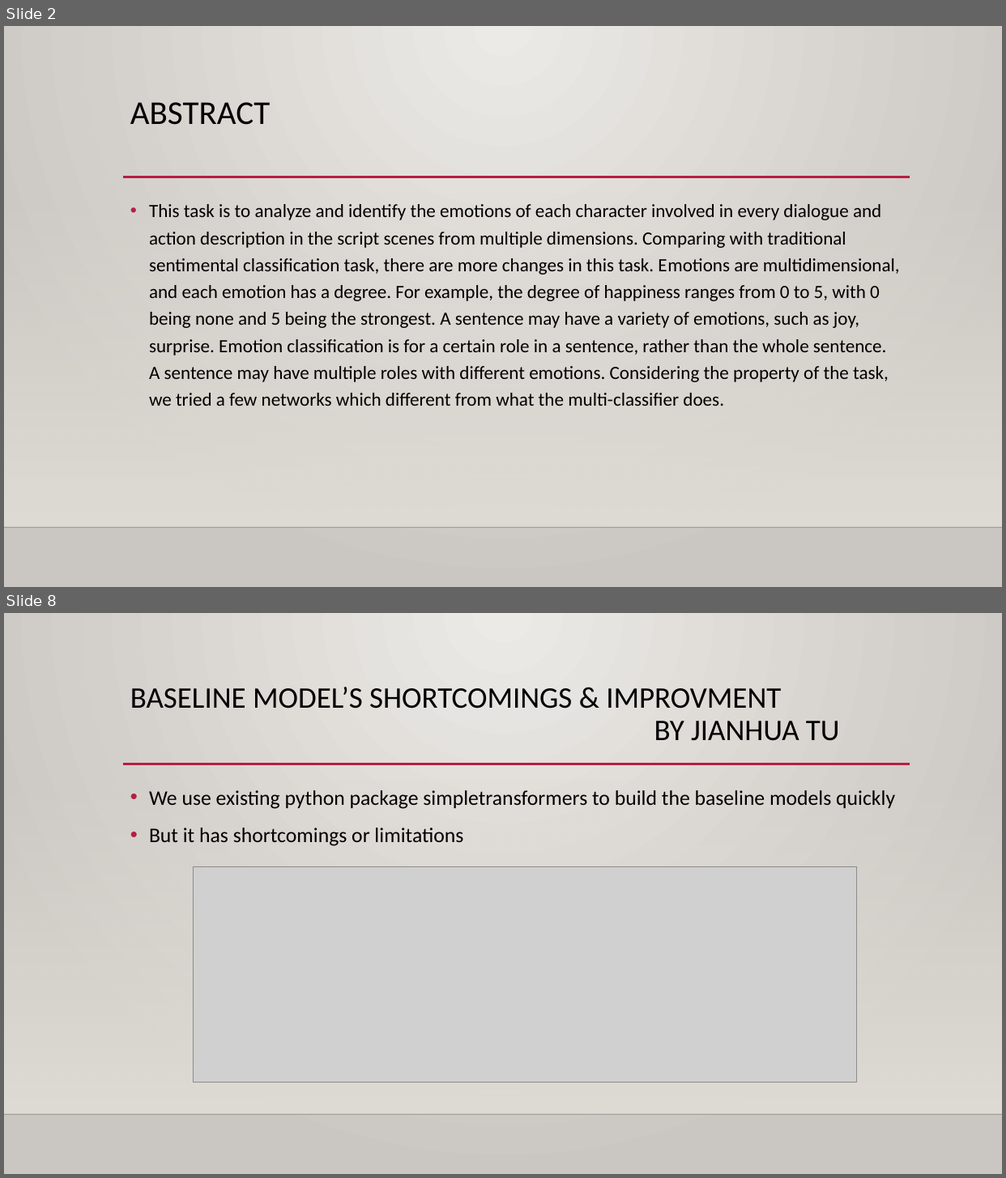
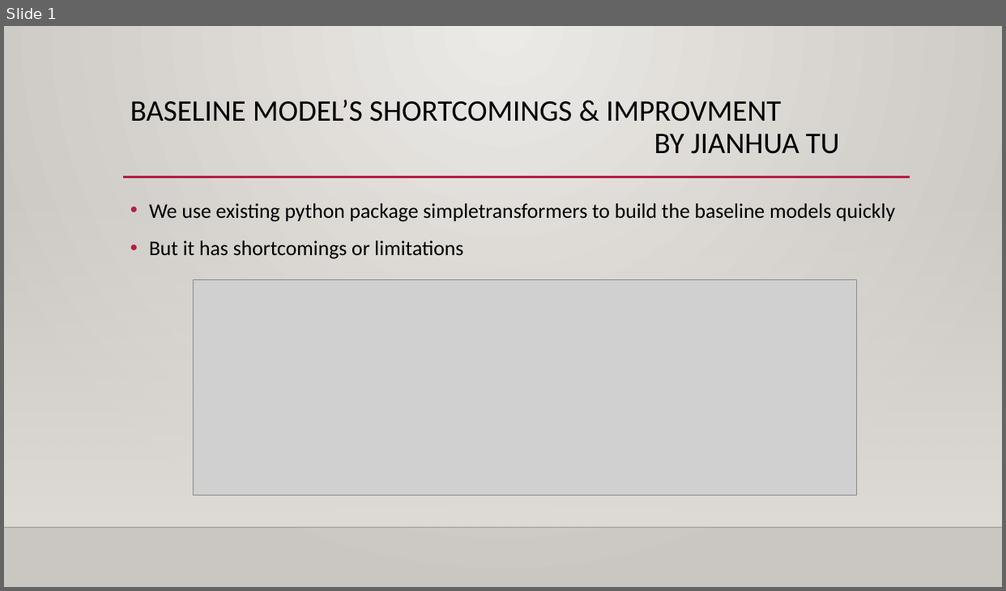
Before and after one commit to ErinYY/IIT-CS584-course-project-script_emotion, a slide deck: CS584_Team39_Presentation1_tjh.pptx. Shown one above the other, each under a label of ours: slides 2 and 8 before the commit, slide 1 after it; the slides between them are not shown. The pictures are 1006x1178 and 1006x591 pixels, drawn with LibreOffice and Linux fonts; fonts in the diff are those of the drawing; grey boxes stand for pictures; background and template pictures are left out. Boxes give left, top, right and bottom in pixels: in the first picture for what was removed or moved away, otherwise in the second. Text is boxed around its words. In the diff, an @@ line names an element or a change of style, - is before the commit and + after.

```diff
--- a/CS584_Team39_Presentation1_tjh.pptx
+++ b/CS584_Team39_Presentation1_tjh.pptx
@@ slide 2 removed at <box>4,26,1002,587</box>, background gradient #ECEAE7 to #CAC7C1; not listed: 3 template elements that a slide beside it also shows @@
@@ title removed at <box>130,102,270,125</box> @@
-ABSTRACT
@@ text removed at <box>149,204,900,406</box> @@
-• This task is to analyze and identify the emotions of each character involved in every dialogue and action description in the script scenes from multiple dimensions. Comparing with traditional sentimental classification task, there are more changes in this task. Emotions are multidimensional, and each emotion has a degree. For example, the degree of happiness ranges from 0 to 5, with 0 being none and 5 being the strongest. A sentence may have a variety of emotions, such as joy, surprise. Emotion classification is for a certain role in a sentence, rather than the whole sentence. A sentence may have multiple roles with different emotions. Considering the property of the task, we tried a few networks which different from what the multi-classifier does.
@@ what was slide 8 is now slide 1 @@
```
Also in this commit, not shown: 1 slide changed, 1 slide added, 6 other slides removed.
